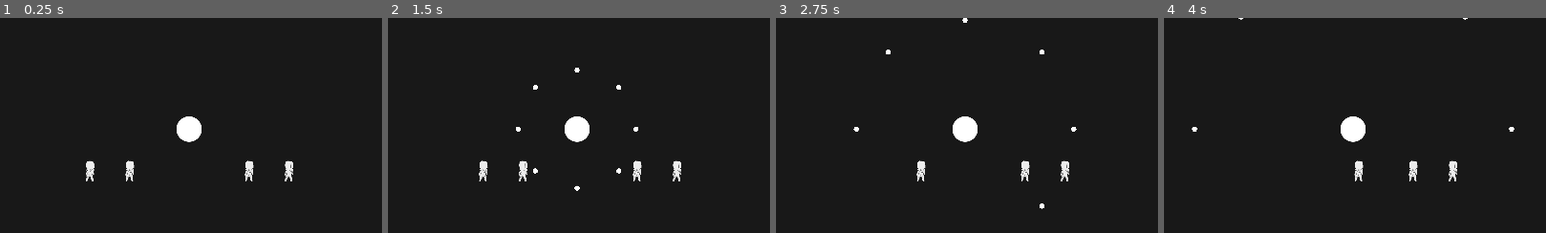
Above: before the commit, frames 1-4 (left to right).
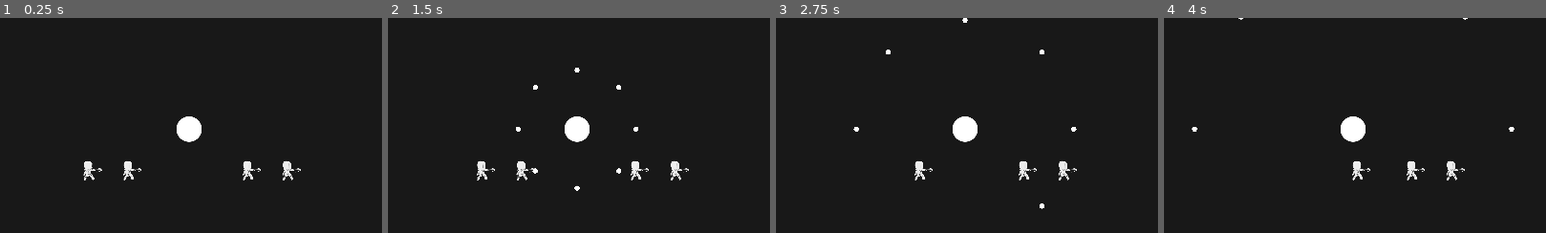
Above: after the commit, the same moments.

Repository: Hokome/BulletHellJam5
Game: Godot game, scene res://game.tscn
Same seed, same stepped clock (60 frames per second), same inputs: the game is played once before the commit and once after it.
Inputs (mouse positions are % of the whole screen's width and height, from its top left):
- Up to frame 1 (0.25 s): no input
- Up to frame 2 (1.5 s): tap Enter at 0.5 s; move the mouse to (40, 50) at 0.52 s; click (40, 50) at 0.6 s; tap Space at 1.25 s; move the mouse to (60, 50) at 1.27 s; right-click (60, 50) at 1.35 s
- Up to frame 3 (2.75 s): move the mouse to (60, 28) at 2.02 s; click (60, 28) at 2.1 s
- Up to frame 4 (4 s): move the mouse to (45, 70) at 2.77 s; right-click (45, 70) at 2.85 s; move the mouse to (80, 65) at 3.52 s; click (80, 65) at 3.6 s
The pictures show only the part of the screen within x 25-75%, y 15-65%; the shares and areas given below are measured in that part.

The runs differ from the first frame. In frame 1, 0.6% of the frame differs, in the area x 21-79%, y 66-76%; in frame 2, 0.6%, in the area x 23-79%, y 66-76%; in frame 3, 0.5%; in frame 4, 0.5%.

Commit message:
added attack animation

Diff:
--- a/units/ally/unit.tscn
+++ b/units/ally/unit.tscn
@@ -23,7 +23,7 @@
 [node name="sprite" type="AnimatedSprite2D" parent="."]
 scale = Vector2(0.5, 0.5)
 sprite_frames = ExtResource("3_bkyh2")
-animation = &"idle"
+animation = &"attack"
 
 [node name="collider" type="CollisionShape2D" parent="."]
 shape = SubResource("RectangleShape2D_j47w0")
--- a/units/ally/unit_frames.tres
+++ b/units/ally/unit_frames.tres
@@ -1,6 +1,10 @@
-[gd_resource type="SpriteFrames" load_steps=7 format=3 uid="uid://cjfujb72qqmkf"]
+[gd_resource type="SpriteFrames" load_steps=8 format=3 uid="uid://cjfujb72qqmkf"]
 
 [ext_resource type="Texture2D" uid="uid://dtuhcjag2ck76" path="res://units/ally/unit.png" id="1_bcnwj"]
+
+[sub_resource type="AtlasTexture" id="AtlasTexture_v082p"]
+atlas = ExtResource("1_bcnwj")
+region = Rect2(512, 256, 256, 256)
 
 [sub_resource type="AtlasTexture" id="AtlasTexture_2is32"]
 atlas = ExtResource("1_bcnwj")
@@ -26,6 +30,14 @@
 animations = [{
 "frames": [{
 "duration": 1.0,
+"texture": SubResource("AtlasTexture_v082p")
+}],
+"loop": true,
+"name": &"attack",
+"speed": 5.0
+}, {
+"frames": [{
+"duration": 1.0,
 "texture": SubResource("AtlasTexture_2is32")
 }],
 "loop": true,
Not shown, changed: units/ally/unit.kra
